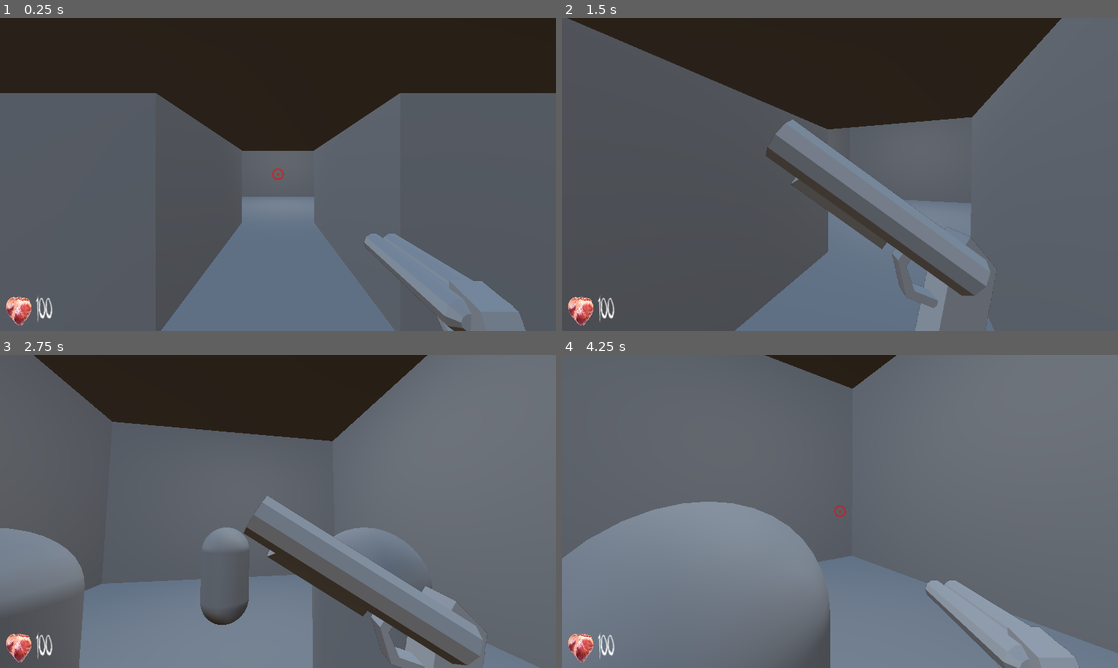
Above: before the commit, frames 1-4 (two rows, left to right).
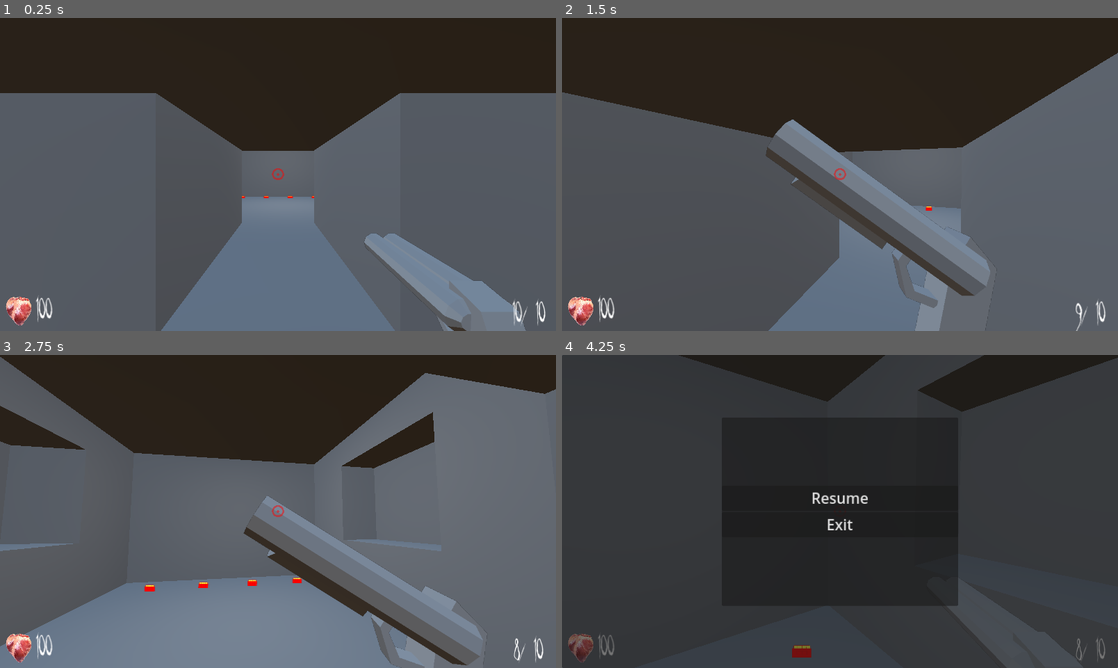
Above: after the commit, the same moments.

Repository: snowthebunny/IgorEngine
Game: Godot game, scene res://scenes/map_test.tscn
The game is run twice, just before and just after one commit, with the same random seed, the same clock (stepped at 60 frames per second) and the same inputs. Before the commit the project has no main scene; this scene is started directly in both runs.
Inputs (mouse positions are in pixels of both pictures, inside the frame that each line leads up to):
- Up to frame 1 (0.25 s): no input
- Up to frame 2 (1.5 s): move the mouse to (867, 174) at 0.52 s; hold Space (jump) 0.53-1.28 s; hold W (forward) from 0.53 s (still down); click (867, 174) at 0.6 s; move the mouse to (812, 174) at 1.27 s; tap Space (jump) at 1.35 s
- Up to frame 3 (2.75 s): keep holding W (forward); tap Space (jump) at 1.52, 1.82 s; click (250, 511) at 1.55 s; move the mouse to (289, 505) at 2.02 s; hold Space (jump) from 2.03 s (still down); click (289, 505) at 2.1 s
- Up to frame 4 (4.25 s): keep holding W (forward); move the mouse to (834, 517) at 2.77 s; release Space (jump) at 2.78 s; click (834, 517) at 2.85 s; tap Space (jump) at 3.02, 3.32 s; move the mouse to (878, 514) at 3.52 s; hold Space (jump) from 3.53 s (still down); tap Escape (pause) at 4.15 s

The runs differ from the first frame. In frame 1, 0.2% of the frame differs, in the area x 43-99%, y 56-99%; in frame 2, 15%; in frame 3, 19%; in frame 4, 98%, in the area x 0-100%, y 0-100%.

Commit message:
update 2: footsteps, ammo, and a lotta nothing
new sounds, u can hear urself walking now tho, which is cool, and added the class of pickups, to pick up.

Diff:
--- a/project.godot
+++ b/project.godot
@@ -11,6 +11,7 @@
 [application]
 
 config/name="IgorEngine"
+run/main_scene="res://scenes/map_test.tscn"
 config/features=PackedStringArray("4.2", "GL Compatibility")
 config/icon="res://icon.svg"
 
@@ -22,7 +23,6 @@
 
 window/size/viewport_width=1280
 window/size/viewport_height=720
-window/size/mode=2
 window/stretch/mode="canvas_items"
 window/stretch/aspect="expand"
 
--- a/scenes/map_test.tscn
+++ b/scenes/map_test.tscn
@@ -1,7 +1,8 @@
-[gd_scene load_steps=7 format=3 uid="uid://r7bpe4gx4xtv"]
+[gd_scene load_steps=8 format=3 uid="uid://r7bpe4gx4xtv"]
 
 [ext_resource type="PackedScene" uid="uid://cqpjnlca4lyhp" path="res://scenes/objs/player_character.tscn" id="1_ka3ho"]
-[ext_resource type="Script" path="res://scripts/EnemySpawner.gd" id="2_uvnxg"]
+[ext_resource type="PackedScene" uid="uid://cw430uqqqhn" path="res://scenes/objs/pickup.tscn" id="2_a8ang"]
+[ext_resource type="PackedScene" uid="uid://sox4pfa4x0rc" path="res://scenes/objs/enemy.tscn" id="3_rajd5"]
 
 [sub_resource type="ProceduralSkyMaterial" id="ProceduralSkyMaterial_fjq8d"]
 sky_horizon_color = Color(0.64625, 0.65575, 0.67075, 1)
@@ -16,8 +17,8 @@
 tonemap_mode = 2
 
 [sub_resource type="NavigationMesh" id="NavigationMesh_exu4s"]
-vertices = PackedVector3Array(-5, 7.5, -19, -5, 7.5, -7.75, 6, 7.5, -8, 6, 7.5, -19, -0.75, 0.5, -7, 0.75, 0.5, -6.75, 1.25, 0.5, -9, -1, 0.5, -9, 1.25, 0.5, -9, 4, 0.5, -18, -3.75, 0.5, -18, -1, 0.5, -9, 1.25, 0.5, -9, 3.75, 0.5, -9, 4, 0.5, -18, -3.75, 0.5, -18, -3.75, 0.5, -9, -1, 0.5, -9, 0.75, 0.5, -6.75, -0.75, 0.5, -7, -0.75, 0.5, -2, 1, 0.5, -2, -0.75, 0.5, -2, -3.75, 0.5, -1.75, -3.75, 0.5, 2, 4, 0.5, 2, 4, 0.5, -1.75, 1, 0.5, -2, -5, 6.5, -6.75, -5, 6.5, 3, 5, 6.5, 3, 5, 6.5, -6.75)
-polygons = [PackedInt32Array(3, 2, 0), PackedInt32Array(0, 2, 1), PackedInt32Array(4, 7, 5), PackedInt32Array(5, 7, 6), PackedInt32Array(11, 10, 8), PackedInt32Array(8, 10, 9), PackedInt32Array(14, 13, 12), PackedInt32Array(17, 16, 15), PackedInt32Array(21, 20, 18), PackedInt32Array(18, 20, 19), PackedInt32Array(27, 26, 22), PackedInt32Array(22, 26, 25), PackedInt32Array(22, 25, 23), PackedInt32Array(23, 25, 24), PackedInt32Array(31, 30, 28), PackedInt32Array(28, 30, 29)]
+vertices = PackedVector3Array(5.25, 7.5, -7.75, 6, 7.5, -8, 6.25, 7.5, -8.75, 6, 7.5, -19, -5, 7.5, -19, -5, 7.5, -7.75, -9, 6.5, -18, -9, 6.5, -9, -6, 6.5, -9, -6, 6.5, -18, 7.25, 6.5, -18, 7.25, 6.5, -9, 8, 6.5, -9, 8, 6.5, -18, -1, 0.5, -9, -0.75, 0.5, -7.5, 0.75, 0.5, -7.5, 1.25, 0.5, -9, 1.25, 0.5, -9, 4, 0.5, -17.75, -3.75, 0.5, -17.75, -1, 0.5, -9, 1.25, 0.5, -9, 4, 0.5, -9, 4, 0.5, -17.75, -3.75, 0.5, -17.75, -3.75, 0.5, -9, -1, 0.5, -9, -5.75, 2.5, -14.75, -5.75, 2.25, -12, -5, 2.25, -12, -5, 2.5, -14.75, 5, 2.5, -14.75, 5, 2.5, -12, 5.5, 2.5, -12, 5.5, 2.5, -14.75, -1.25, 0.5, -1.75, -3.75, 0.5, -1.75, -3.75, 0.5, 2, 4, 0.5, 2, 4, 0.5, -1.75, 1, 0.5, -2, -0.75, 0.5, -2.25, -1.25, 0.5, -1.75, -3.75, 0.5, 2, 4, 0.5, 2, 1, 0.5, -2, 0.75, 0.5, -7.5, -0.75, 0.5, -7.5, -0.75, 0.5, -2.25, 1, 0.5, -2, -5, 6.5, -6.75, -5, 6.5, 3, 5, 6.5, 3, 5, 6.5, -6.75)
+polygons = [PackedInt32Array(1, 0, 2), PackedInt32Array(2, 0, 3), PackedInt32Array(3, 0, 5), PackedInt32Array(3, 5, 4), PackedInt32Array(9, 8, 6), PackedInt32Array(6, 8, 7), PackedInt32Array(13, 12, 10), PackedInt32Array(10, 12, 11), PackedInt32Array(15, 14, 16), PackedInt32Array(16, 14, 17), PackedInt32Array(21, 20, 18), PackedInt32Array(18, 20, 19), PackedInt32Array(24, 23, 22), PackedInt32Array(27, 26, 25), PackedInt32Array(31, 30, 28), PackedInt32Array(28, 30, 29), PackedInt32Array(35, 34, 32), PackedInt32Array(32, 34, 33), PackedInt32Array(38, 37, 36), PackedInt32Array(41, 40, 39), PackedInt32Array(42, 46, 43), PackedInt32Array(43, 46, 44), PackedInt32Array(44, 46, 45), PackedInt32Array(48, 47, 49), PackedInt32Array(49, 47, 50), PackedInt32Array(54, 53, 51), PackedInt32Array(51, 53, 52)]
 
 [node name="MapTest" type="Node3D"]
 
@@ -66,12 +67,22 @@
 size = Vector3(1, 3, 5)
 
 [node name="CSGBox3D9" type="CSGBox3D" parent="NavRegion/CSGCombiner3D"]
-transform = Transform3D(1, 0, 0, 0, 1, 0, 0, 0, 1, 5, 3.5, -13.5)
-size = Vector3(1, 6, 10)
+transform = Transform3D(1, 0, 0, 0, 1, 0, 0, 0, 1, 6.5, 3.5, -13.5)
+size = Vector3(4, 6, 10)
+
+[node name="CSGBox3D15" type="CSGBox3D" parent="NavRegion/CSGCombiner3D/CSGBox3D9"]
+transform = Transform3D(1, 0, 0, 0, 1, 0, 0, 0, 1, -1.5, 0.5, 0)
+operation = 2
+size = Vector3(2, 3, 4)
 
 [node name="CSGBox3D10" type="CSGBox3D" parent="NavRegion/CSGCombiner3D"]
-transform = Transform3D(1, 0, 0, 0, 1, 0, 0, 0, 1, -5, 3.5, -13.5)
-size = Vector3(1, 6, 10)
+transform = Transform3D(1, 0, 0, 0, 1, 0, 0, 0, 1, -7, 3.5, -13.5)
+size = Vector3(5, 6, 10)
+
+[node name="CSGBox3D14" type="CSGBox3D" parent="NavRegion/CSGCombiner3D/CSGBox3D10"]
+transform = Transform3D(1, 0, 0, 0, 1, 0, 0, 0, 1, 1.5, 0.5, 0)
+operation = 2
+size = Vector3(2, 3, 4)
 
 [node name="CSGBox3D3" type="CSGBox3D" parent="NavRegion/CSGCombiner3D"]
 transform = Transform3D(-1, 0, 8.74228e-08, 0, 1, 0, -8.74228e-08, 0, -1, -5, 2, 0)
@@ -95,14 +106,21 @@
 
 [node name="PlayerCharacter" parent="." instance=ExtResource("1_ka3ho")]
 
-[node name="EnemySpawner" type="Node3D" parent="."]
-transform = Transform3D(1, 0, 0, 0, 1, 0, 0, 0, 1, 0, 0, -16)
-script = ExtResource("2_uvnxg")
+[node name="Pickups" type="Node3D" parent="."]
 
-[node name="EnemySpawner2" type="Node3D" parent="."]
-transform = Transform3D(1, 0, 0, 0, 1, 0, 0, 0, 1, -2, 0, -13)
-script = ExtResource("2_uvnxg")
+[node name="Pickup" parent="Pickups" instance=ExtResource("2_a8ang")]
+transform = Transform3D(1, 0, 0, 0, 1, 0, 0, 0, 1, -3, 0, -17)
 
-[node name="EnemySpawner3" type="Node3D" parent="."]
-transform = Transform3D(1, 0, 0, 0, 1, 0, 0, 0, 1, 2, 0, -13)
-script = ExtResource("2_uvnxg")
+[node name="Pickup2" parent="Pickups" instance=ExtResource("2_a8ang")]
+transform = Transform3D(1, 0, 0, 0, 1, 0, 0, 0, 1, -1, 0, -17)
+
+[node name="Pickup3" parent="Pickups" instance=ExtResource("2_a8ang")]
+transform = Transform3D(1, 0, 0, 0, 1, 0, 0, 0, 1, 1, 0, -17)
+
+[node name="Pickup4" parent="Pickups" instance=ExtResource("2_a8ang")]
+transform = Transform3D(1, 0, 0, 0, 1, 0, 0, 0, 1, 3, 0, -17)
+
+[node name="Enemies" type="Node3D" parent="."]
+
+[node name="Enemy" parent="Enemies" instance=ExtResource("3_rajd5")]
+transform = Transform3D(1, 0, 0, 0, 1, 0, 0, 0, 1, -5.5, 2, -13)
--- a/scenes/objs/enemy.tscn
+++ b/scenes/objs/enemy.tscn
@@ -85,3 +85,7 @@
 "": SubResource("AnimationLibrary_fsa50")
 }
 autoplay = "RESET"
+
+[node name="DeathTimer" type="Timer" parent="."]
+
+[connection signal="timeout" from="DeathTimer" to="." method="_on_death_timer_timeout"]
--- /dev/null
+++ b/scenes/objs/pause_menu.tscn
@@ -0,0 +1,61 @@
+[gd_scene load_steps=2 format=3 uid="uid://cn4mrmd3xt4b2"]
+
+[ext_resource type="Script" path="res://scripts/pause_menu.gd" id="1_vd75p"]
+
+[node name="PauseMenu" type="Control"]
+process_mode = 3
+layout_mode = 3
+anchors_preset = 15
+anchor_right = 1.0
+anchor_bottom = 1.0
+grow_horizontal = 2
+grow_vertical = 2
+script = ExtResource("1_vd75p")
+
+[node name="CanvasLayer" type="CanvasLayer" parent="."]
+layer = 2
+
+[node name="MainPanel" type="Panel" parent="CanvasLayer"]
+anchors_preset = 15
+anchor_right = 1.0
+anchor_bottom = 1.0
+grow_horizontal = 2
+grow_vertical = 2
+
+[node name="ButtonsPanel" type="Panel" parent="CanvasLayer/MainPanel"]
+layout_mode = 1
+anchors_preset = 8
+anchor_left = 0.5
+anchor_top = 0.5
+anchor_right = 0.5
+anchor_bottom = 0.5
+offset_left = -272.0
+offset_top = -216.5
+offset_right = 272.0
+offset_bottom = 216.5
+grow_horizontal = 2
+grow_vertical = 2
+pivot_offset = Vector2(272, 216)
+
+[node name="VBoxContainer" type="VBoxContainer" parent="CanvasLayer/MainPanel/ButtonsPanel"]
+layout_mode = 1
+anchors_preset = 15
+anchor_right = 1.0
+anchor_bottom = 1.0
+grow_horizontal = 2
+grow_vertical = 2
+alignment = 1
+
+[node name="Resume" type="Button" parent="CanvasLayer/MainPanel/ButtonsPanel/VBoxContainer"]
+layout_mode = 2
+theme_override_font_sizes/font_size = 34
+text = "Resume
+"
+
+[node name="Exit" type="Button" parent="CanvasLayer/MainPanel/ButtonsPanel/VBoxContainer"]
+layout_mode = 2
+theme_override_font_sizes/font_size = 34
+text = "Exit"
+
+[connection signal="pressed" from="CanvasLayer/MainPanel/ButtonsPanel/VBoxContainer/Resume" to="." method="_on_resume_pressed"]
+[connection signal="pressed" from="CanvasLayer/MainPanel/ButtonsPanel/VBoxContainer/Exit" to="." method="_on_exit_pressed"]
--- /dev/null
+++ b/scenes/objs/pickup.tscn
@@ -0,0 +1,22 @@
+[gd_scene load_steps=4 format=3 uid="uid://cw430uqqqhn"]
+
+[ext_resource type="Texture2D" uid="uid://dkwmsakrhfwec" path="res://images/shotgun ammo.png" id="1_a76mt"]
+[ext_resource type="Script" path="res://scripts/pickup.gd" id="1_dixb1"]
+
+[sub_resource type="BoxShape3D" id="BoxShape3D_6xxbw"]
+size = Vector3(1, 0.5, 1)
+
+[node name="Pickup" type="Node3D"]
+script = ExtResource("1_dixb1")
+
+[node name="Sprite" type="Sprite3D" parent="."]
+transform = Transform3D(1, 0, 0, 0, 1, 0, 0, 0, 1, 0, 0.23, 0)
+billboard = 2
+texture_filter = 2
+texture = ExtResource("1_a76mt")
+
+[node name="PickupArea" type="Area3D" parent="."]
+
+[node name="CollisionShape3D" type="CollisionShape3D" parent="PickupArea"]
+transform = Transform3D(1, 0, 0, 0, 1, 0, 0, 0, 1, 0, 0.25, 0)
+shape = SubResource("BoxShape3D_6xxbw")
--- a/scenes/objs/player_character.tscn
+++ b/scenes/objs/player_character.tscn
@@ -1,13 +1,14 @@
-[gd_scene load_steps=5 format=3 uid="uid://cqpjnlca4lyhp"]
+[gd_scene load_steps=6 format=3 uid="uid://cqpjnlca4lyhp"]
 
 [ext_resource type="Script" path="res://scripts/player_character.gd" id="1_wupej"]
 [ext_resource type="PackedScene" uid="uid://bw5iiw6h6as70" path="res://scenes/objs/gun_holder.tscn" id="2_3apye"]
 [ext_resource type="PackedScene" uid="uid://7cyiqxxu16tb" path="res://scenes/objs/user_interface.tscn" id="3_832g1"]
+[ext_resource type="Script" path="res://scripts/FootstepPlayer.gd" id="4_h8m1n"]
 
 [sub_resource type="CapsuleShape3D" id="CapsuleShape3D_wqpec"]
 height = 2.5
 
-[node name="PlayerCharacter" type="CharacterBody3D"]
+[node name="PlayerCharacter" type="CharacterBody3D" groups=["players"]]
 script = ExtResource("1_wupej")
 mouse_sens = 0.35
 
@@ -20,7 +21,9 @@
 cull_mask = 524287
 
 [node name="UserInterface" parent="." instance=ExtResource("3_832g1")]
-z_index = 99
 z_as_relative = false
 
 [node name="GunHolder" parent="." instance=ExtResource("2_3apye")]
+
+[node name="FootstepPlayer" type="AudioStreamPlayer3D" parent="."]
+script = ExtResource("4_h8m1n")
--- a/scenes/objs/user_interface.tscn
+++ b/scenes/objs/user_interface.tscn
@@ -1,6 +1,7 @@
-[gd_scene load_steps=12 format=3 uid="uid://7cyiqxxu16tb"]
+[gd_scene load_steps=13 format=3 uid="uid://7cyiqxxu16tb"]
 
 [ext_resource type="Texture2D" uid="uid://bpqr8fubli8ef" path="res://images/mouse pointer.png" id="1_aia81"]
+[ext_resource type="Script" path="res://scripts/user_interface.gd" id="1_rjnp1"]
 [ext_resource type="Texture2D" uid="uid://brd1qfld8rdr5" path="res://images/heart/000.png" id="2_68ut4"]
 [ext_resource type="Texture2D" uid="uid://db8ofmntel0ip" path="res://images/heart/001.png" id="3_isvji"]
 [ext_resource type="Texture2D" uid="uid://vyqm6p4gqi50" path="res://images/heart/002.png" id="4_jbpig"]
@@ -50,8 +51,10 @@
 anchor_bottom = 1.0
 grow_horizontal = 2
 grow_vertical = 2
+script = ExtResource("1_rjnp1")
 
 [node name="CanvasLayer" type="CanvasLayer" parent="."]
+layer = 2
 
 [node name="GunPointer" type="TextureRect" parent="CanvasLayer"]
 modulate = Color(1, 1, 1, 0.490196)
@@ -91,3 +94,14 @@
 text = "100"
 horizontal_alignment = 1
 vertical_alignment = 1
+
+[node name="AmmoLabel" type="Label" parent="CanvasLayer"]
+offset_left = 1180.0
+offset_top = 650.0
+offset_right = 1256.0
+offset_bottom = 709.0
+theme_override_fonts/font = ExtResource("10_0hndq")
+theme_override_font_sizes/font_size = 64
+text = "10/10"
+horizontal_alignment = 1
+vertical_alignment = 1
--- a/scripts/Enemy.gd
+++ b/scripts/Enemy.gd
@@ -8,10 +8,11 @@
 ]
 @onready var hurt_audio = $HurtAudio
 @onready var nav_agent:NavigationAgent3D = NavigationAgent3D.new()
-@export var health:int = 3
+@export var health:int = 2
 @export var speed:int = 2
 @onready var animation_player = $AnimationPlayer
 @onready var collision = $Collision
+@onready var death_timer = $DeathTimer
 
 var gravity:float = ProjectSettings.get_setting("physics/3d/default_gravity", 9.87)
 var dead = false
@@ -57,4 +58,8 @@
 		health -= 1
 	elif health <= 0:
 		animation_player.play("dead")
+		death_timer.start()
 		dead = true
+
+func _on_death_timer_timeout():
+	queue_free()
--- a/scripts/EnemySpawner.gd
+++ b/scripts/EnemySpawner.gd
@@ -8,6 +8,7 @@
 func _ready():
 	if get_tree().current_scene.get_node_or_null("Enemies") == null:
 		enemies = Node3D.new()
+		enemies.name = "Enemies"
 		get_tree().current_scene.add_child.call_deferred(enemies)
 	else:
 		enemies = get_tree().current_scene.get_node("Enemies")
--- /dev/null
+++ b/scripts/FootstepPlayer.gd
@@ -0,0 +1,28 @@
+extends AudioStreamPlayer3D
+
+@onready var step_streams:Array[AudioStream] = [
+	preload("res://audio/sounds/footsteps/fs-1.ogg"),
+	preload("res://audio/sounds/footsteps/fs-2.ogg"),
+	preload("res://audio/sounds/footsteps/fs-3.ogg"),
+	preload("res://audio/sounds/footsteps/fs-4.ogg")
+]
+@onready var timer:Timer = Timer.new()
+
+var can_step = true
+
+func _ready():
+	timer.wait_time = 0.5
+	timer.one_shot = true
+	add_child(timer)
+	timer.connect("timeout", _timer_timeout)
+
+func step():
+	if can_step:
+		var stream_index = randi_range(0, (len(step_streams) - 1))
+		stream = step_streams[stream_index]
+		play()
+		timer.start()
+		can_step = false
+
+func _timer_timeout():
+	can_step = true
--- a/scripts/gun_holder.gd
+++ b/scripts/gun_holder.gd
@@ -16,6 +16,8 @@
 	animation_player.play(Global.current_gun + "_idle")
 
 func _process(delta):
+	if not Global.player.is_on_floor() and animation_player.current_animation.ends_with("idle"):
+		pass
 	guns_node.rotation = lerp(guns_node.rotation, Vector3(0, 0, 0), (delta * rotate_speed))
 
 func _on_animation_player_animation_finished(anim_name:String):
@@ -32,6 +34,7 @@
 			if col.is_in_group("enemies"):
 				col.emit_signal("shot")
 		shoot_audio.play(0.02)
+		Global.ammo[Global.current_gun_index] -= 1
 		animation_player.play(Global.current_gun + "_shoot")
 		can_shoot = false
 		reload_timer.start()
--- /dev/null
+++ b/scripts/pause_menu.gd
@@ -0,0 +1,12 @@
+extends Control
+
+func _ready():
+	get_tree().paused = true
+
+func _on_resume_pressed():
+	get_tree().paused = false
+	queue_free()
+	Input.set_mouse_mode(Input.MOUSE_MODE_CAPTURED)
+
+func _on_exit_pressed():
+	get_tree().quit(0)
--- /dev/null
+++ b/scripts/pickup.gd
@@ -0,0 +1,16 @@
+extends Node3D
+class_name Pickup
+
+signal picked_up
+@onready var area:Area3D = $PickupArea
+
+func _ready():
+	connect("picked_up", _picked_up)
+
+func _physics_process(_delta):
+	if area.overlaps_body(Global.player):
+		emit_signal("picked_up")
+
+func _picked_up():
+	Global.ammo[0] += 10
+	queue_free()
--- a/scripts/player_character.gd
+++ b/scripts/player_character.gd
@@ -3,13 +3,15 @@
 
 @onready var camera:Camera3D = $Camera
 @export_category("")
-@export var speed:float = 5.0
+@export var speed:float = 4.0
 @export var acceleration:float = 16.0
 @export var deacceleration:float = 16.0
 @export var mouse_sens:float = 1.0
 @onready var guncam:Camera3D = $GunHolder/SubViewportContainer/SubViewport/GunCam
 @onready var gun_holder:CanvasLayer = $GunHolder
 @onready var guns_node:Node3D = $GunHolder/SubViewportContainer/SubViewport/GunCam/Guns
+@onready var pause_menu_packed = preload("res://scenes/objs/pause_menu.tscn")
+@onready var footstep_player = $FootstepPlayer
 
 var gravity:float = ProjectSettings.get_setting("physics/3d/default_gravity", 9.87)
 
@@ -30,6 +32,8 @@
 	if Input.is_action_just_pressed("pause"):
 		if Input.mouse_mode == Input.MOUSE_MODE_CAPTURED:
 			Input.set_mouse_mode(Input.MOUSE_MODE_VISIBLE)
+			var p = pause_menu_packed.instantiate()
+			add_child(p)
 		elif Input.mouse_mode == Input.MOUSE_MODE_VISIBLE:
 			Input.set_mouse_mode(Input.MOUSE_MODE_CAPTURED)
 	if Input.is_action_just_pressed("shoot"):
@@ -40,14 +44,19 @@
 		velocity.y -= (gravity * delta)
 	else:
 		velocity.y = 0
+		if Input.is_action_pressed("jump"):
+			velocity.y = (gravity * (delta * 40))
 
 	var input_dir = Input.get_vector("left", "right", "forward", "backward")
 	var direction = (transform.basis * Vector3(input_dir.x, 0, input_dir.y)).normalized()
 	if direction:
+		if is_on_floor():
+			footstep_player.step()
 		velocity.x = lerp(velocity.x, (direction.x * speed), (delta * acceleration))
 		velocity.z = lerp(velocity.z, (direction.z * speed), (delta * acceleration))
 	else:
-		velocity.x = lerp(velocity.x, 0.0, (delta * deacceleration))
-		velocity.z = lerp(velocity.z, 0.0, (delta * deacceleration))
+		if is_on_floor():
+			velocity.x = lerp(velocity.x, 0.0, (delta * deacceleration))
+			velocity.z = lerp(velocity.z, 0.0, (delta * deacceleration))
 
 	move_and_slide()
--- /dev/null
+++ b/scripts/user_interface.gd
@@ -0,0 +1,6 @@
+extends Control
+
+@onready var ammo_label = $CanvasLayer/AmmoLabel
+
+func _process(_delta):
+	ammo_label.text = str(Global.ammo[Global.current_gun_index]) + "/10"
Not shown, added: audio/sounds/footsteps/fs-1.ogg.import
Not shown, added: audio/sounds/footsteps/fs-2.ogg.import
Not shown, added: audio/sounds/footsteps/fs-3.ogg.import
Not shown, added: audio/sounds/footsteps/fs-4.ogg.import
Not shown, added: audio/sounds/footsteps/generic_footsteps.mp3.import
Binary file added: images/shotgun ammo.png
Not shown, added: images/shotgun ammo.png.import
Not shown, removed: audio/shotgun.flac
Not shown, added: audio/sounds/footsteps/fs-1.ogg
Not shown, added: audio/sounds/footsteps/fs-2.ogg
Not shown, added: audio/sounds/footsteps/fs-3.ogg
Not shown, added: audio/sounds/footsteps/fs-4.ogg
(and 2 more such lines)
